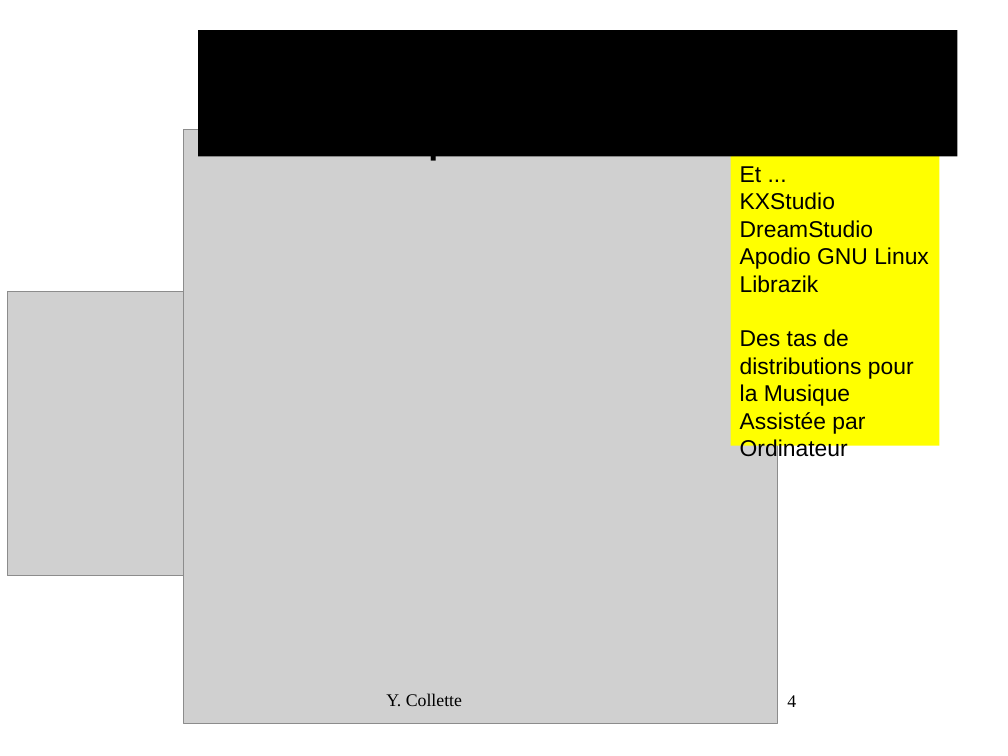
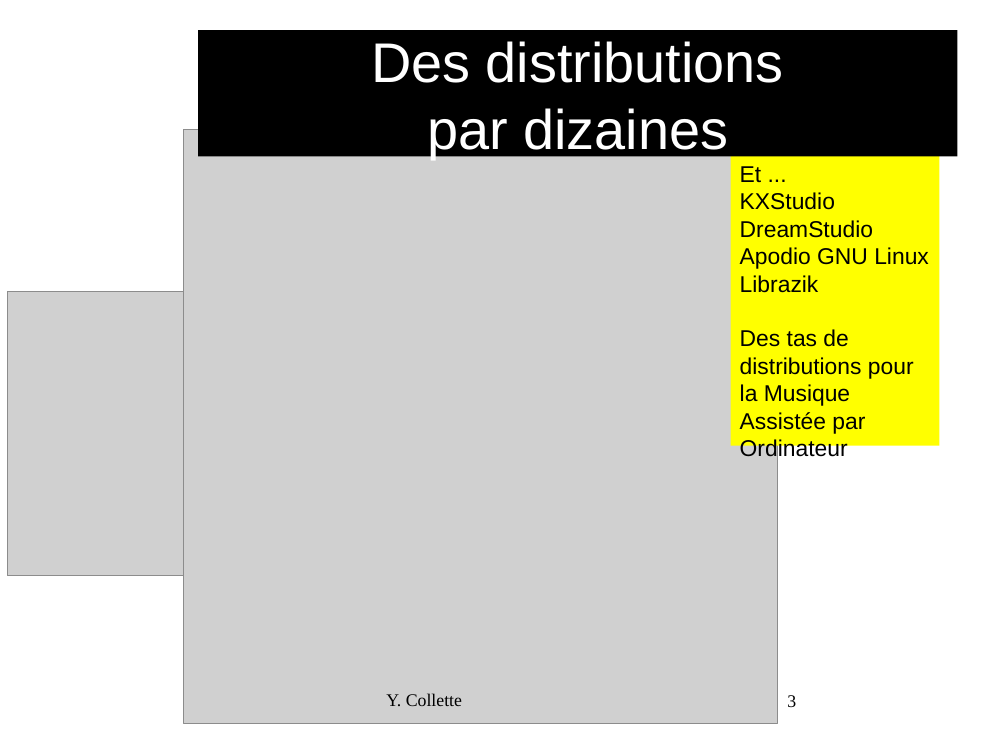
Before and after one commit to audinux/audinux.github.io, a slide deck: slide 3 of workshop/audio/LinuxIntro.odp (slide 4 before the commit). Drawn at 1008x756 pixels with LibreOffice and Linux fonts; fonts in the diff are those of the drawing; grey boxes stand for pictures; background and template pictures are left out. Boxes give left, top, right and bottom in pixels: in the first picture for what was removed or moved away, otherwise in the second. Text is boxed around its words. In the diff, an @@ line names an element or a change of style, - is before the commit and + after.

```diff
--- a/workshop/audio/LinuxIntro.odp
+++ b/workshop/audio/LinuxIntro.odp
@@ title "Des distributions par dizaines" at <box>198,30,959,156</box>: text colour #000000 to #FFFFFF @@
@@ page number at <box>787,695,796,707</box>: text changed @@
-4
+3
```
Also in this commit, not shown: 7 other slides changed, 1 slide added, 1 slide removed, 23 other files.
